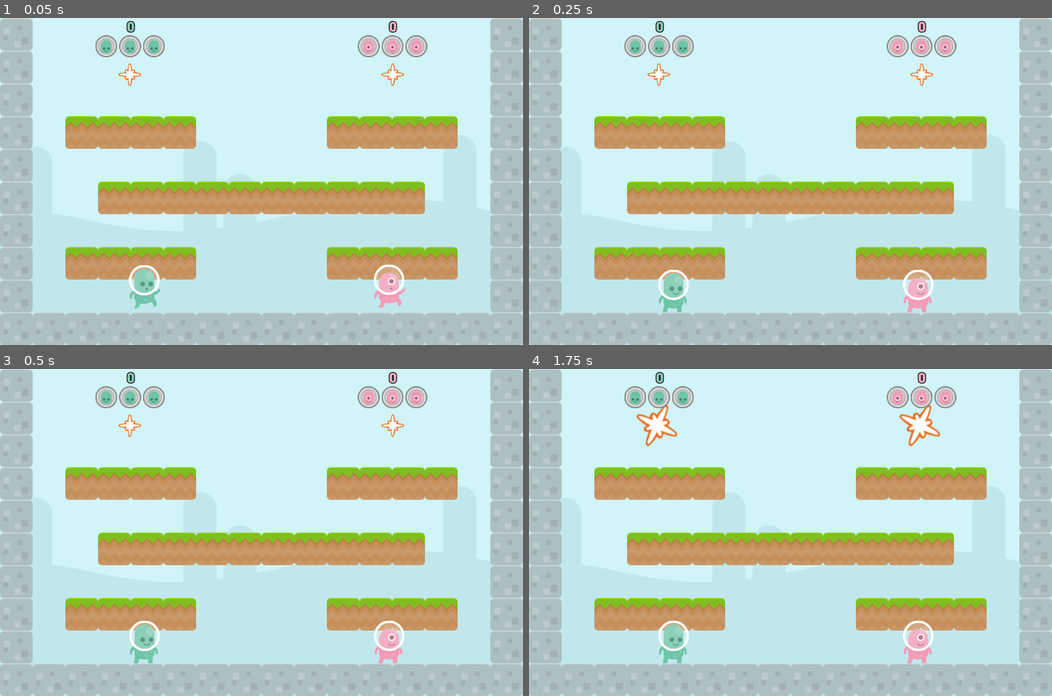
Above: before the commit, frames 1-4 (two rows, left to right).
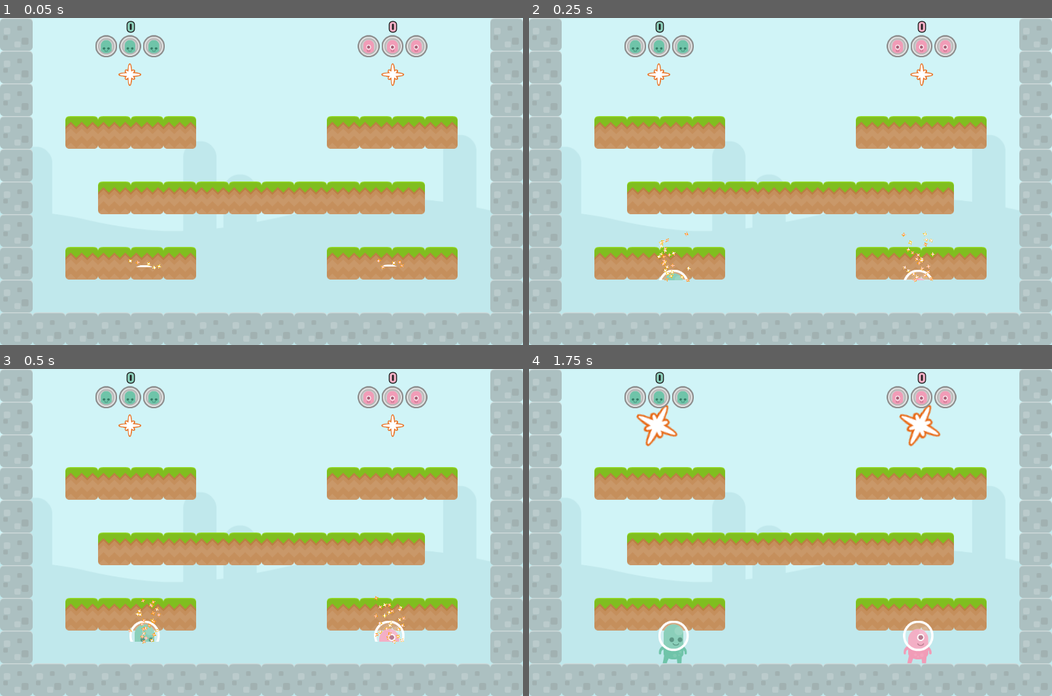
Above: after the commit, the same moments.

Repository: doctor-g/AltNaGaDeMon2021
Game: Godot game, scene res://World/World.tscn
The game is run twice, just before and just after one commit, with the same random seed, the same clock (stepped at 60 frames per second) and the same inputs.
Inputs:
- Up to frame 1 (0.05 s): no input
- Up to frame 2 (0.25 s): no input
- Up to frame 3 (0.5 s): no input
- Up to frame 4 (1.75 s): no input

The runs differ from the first frame. In frame 1, 1.1% of the frame differs, in the area x 24-78%, y 73-89%; in frame 2, 1.0%; in frame 3, 0.7%; in frame 4, nothing differs.

Commit message:
Teleport in the pawns
When changing levels, the teleport is not as obvious, but it's
probably fine.

Diff:
--- a/project/Player/Pawn/Pawn.gd
+++ b/project/Player/Pawn/Pawn.gd
@@ -39,6 +39,11 @@
 		_invincibility_timer.start()
 		_sprite.modulate = Color(1,1,1,0.4)
 		_damageable_area.monitoring = false
+
+	# If we're not starting invicible, it should be the start of the
+	# round, so teleport in
+	else:
+		_anim_player.play("teleport-in")
 
 
 func _physics_process(_delta):
--- a/project/Player/Pawn/Pawn.tscn
+++ b/project/Player/Pawn/Pawn.tscn
@@ -85,6 +85,45 @@
 } ]
 }
 
+[sub_resource type="Animation" id=8]
+resource_name = "teleport-in"
+tracks/0/type = "value"
+tracks/0/path = NodePath("TeleportParticles:emitting")
+tracks/0/interp = 1
+tracks/0/loop_wrap = true
+tracks/0/imported = false
+tracks/0/enabled = true
+tracks/0/keys = {
+"times": PoolRealArray( 0, 1 ),
+"transitions": PoolRealArray( 1, 1 ),
+"update": 1,
+"values": [ true, false ]
+}
+tracks/1/type = "value"
+tracks/1/path = NodePath("TeleportParticles:position")
+tracks/1/interp = 1
+tracks/1/loop_wrap = true
+tracks/1/imported = false
+tracks/1/enabled = true
+tracks/1/keys = {
+"times": PoolRealArray( 0, 1 ),
+"transitions": PoolRealArray( 1, 1 ),
+"update": 0,
+"values": [ Vector2( 0, -91 ), Vector2( 0, 0 ) ]
+}
+tracks/2/type = "value"
+tracks/2/path = NodePath("SpriteContainer/PawnSprite:material:shader_param/fade_percent")
+tracks/2/interp = 1
+tracks/2/loop_wrap = true
+tracks/2/imported = false
+tracks/2/enabled = true
+tracks/2/keys = {
+"times": PoolRealArray( 0, 1 ),
+"transitions": PoolRealArray( 1, 1 ),
+"update": 0,
+"values": [ 1.0, 0.0 ]
+}
+
 [sub_resource type="Animation" id=7]
 resource_name = "teleport-out"
 tracks/0/type = "value"
@@ -150,6 +189,7 @@
 [node name="AnimationPlayer" type="AnimationPlayer" parent="."]
 anims/RESET = SubResource( 6 )
 anims/dead = SubResource( 2 )
+anims/teleport-in = SubResource( 8 )
 anims/teleport-out = SubResource( 7 )
 
 [node name="InvincibilityTimer" type="Timer" parent="."]
Not shown: 1 places in project/Player/Pawn/Pawn.tscn that only renumber resources
